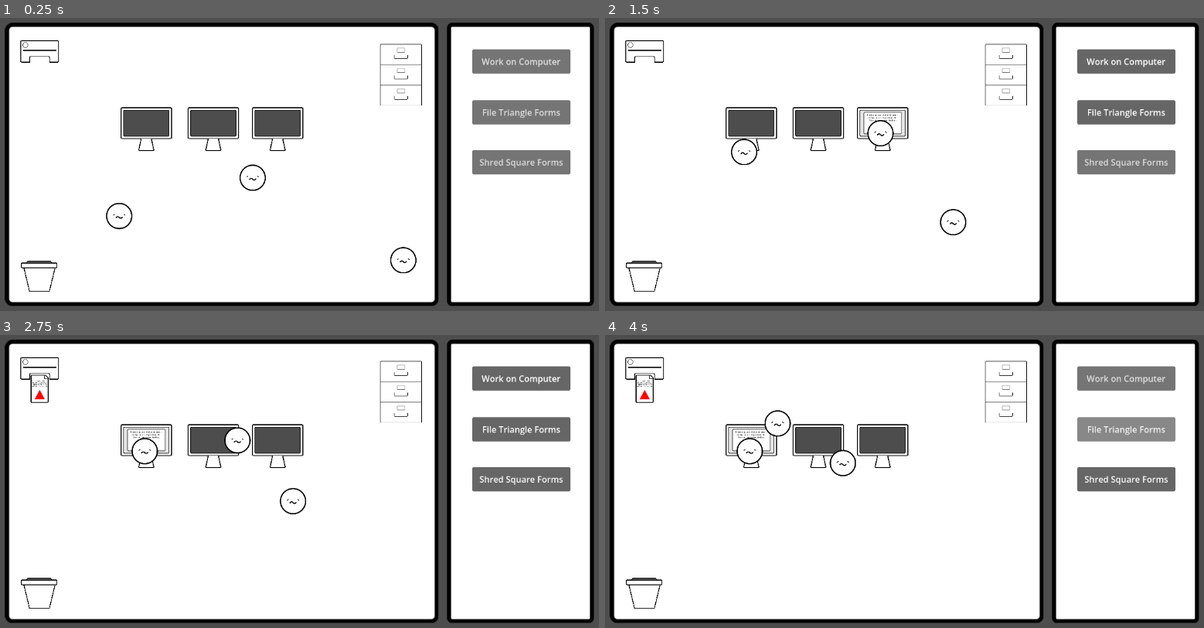
Above: before the commit, frames 1-4 (two rows, left to right).
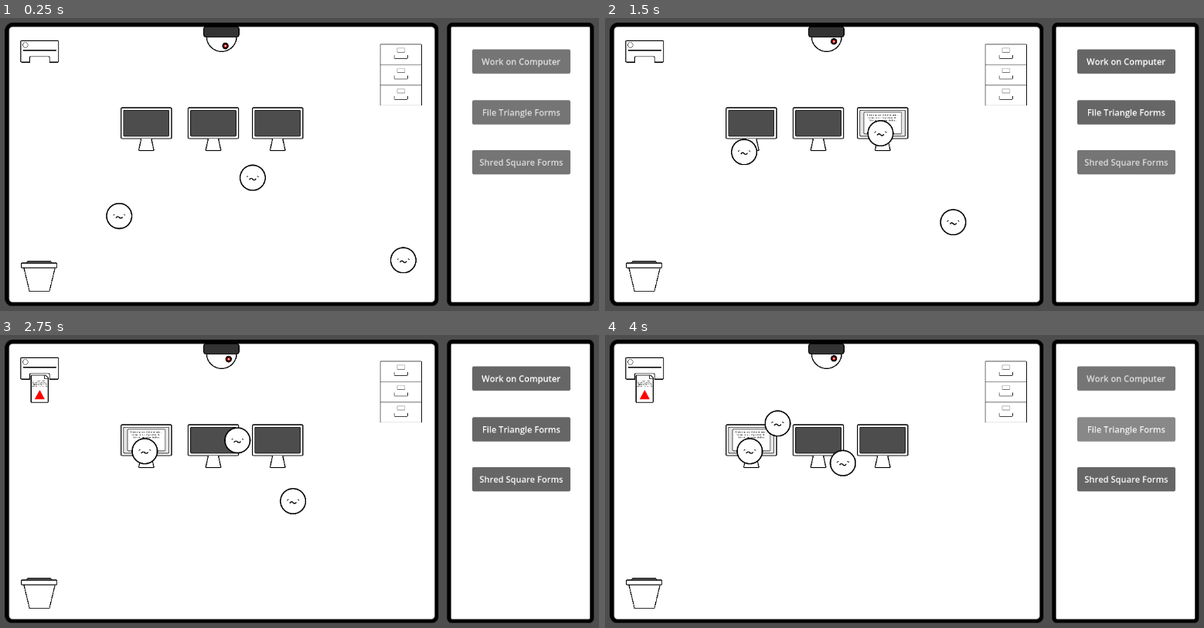
Above: after the commit, the same moments.

Repository: nathm8/Brackeys2026
Game: Godot game, scene res://scenes/main.tscn
The game is run twice, just before and just after one commit, with the same random seed, the same clock (stepped at 60 frames per second) and the same inputs.
Inputs:
- Up to frame 1 (0.25 s): no input
- Up to frame 2 (1.5 s): click "Work on Computer" at 0.5 s; click "File Triangle Forms" at 1.25 s
- Up to frame 3 (2.75 s): click "Shred Square Forms" at 2 s
- Up to frame 4 (4 s): click "Work on Computer" at 2.75 s; click "File Triangle Forms" at 3.5 s

The runs differ from the first frame. In frame 1, 0.3% of the frame differs, in the area x 33-40%, y 2-12%; in frame 2, 0.3%; in frame 3, 0.3%; in frame 4, 0.3%.

Commit message:
mouse-tracking camera

Diff:
--- /dev/null
+++ b/resources/camera.svg
@@ -0,0 +1,71 @@
+<?xml version="1.0" encoding="UTF-8" standalone="no"?>
+<!-- Created with Inkscape (http://www.inkscape.org/) -->
+
+<svg
+   width="73.017029mm"
+   height="51.763046mm"
+   viewBox="0 0 73.017029 51.763046"
+   version="1.1"
+   id="svg1"
+   sodipodi:docname="camera.svg"
+   inkscape:version="1.4.3 (0d15f75042, 2025-12-25)"
+   xmlns:inkscape="http://www.inkscape.org/namespaces/inkscape"
+   xmlns:sodipodi="http://sodipodi.sourceforge.net/DTD/sodipodi-0.dtd"
+   xmlns="http://www.w3.org/2000/svg"
+   xmlns:svg="http://www.w3.org/2000/svg">
+  <sodipodi:namedview
+     id="namedview1"
+     pagecolor="#ffffff"
+     bordercolor="#666666"
+     borderopacity="1.0"
+     inkscape:showpageshadow="2"
+     inkscape:pageopacity="0.0"
+     inkscape:pagecheckerboard="0"
+     inkscape:deskcolor="#d1d1d1"
+     inkscape:document-units="mm"
+     inkscape:zoom="1.6355339"
+     inkscape:cx="135.12407"
+     inkscape:cy="43.10519"
+     inkscape:window-width="1920"
+     inkscape:window-height="1080"
+     inkscape:window-x="1920"
+     inkscape:window-y="0"
+     inkscape:window-maximized="1"
+     inkscape:current-layer="layer1" />
+  <defs
+     id="defs1" />
+  <g
+     inkscape:label="Layer 1"
+     inkscape:groupmode="layer"
+     id="layer1"
+     transform="translate(-73.331337,-38.40263)">
+    <path
+       id="path4"
+       style="fill:#ffffff;stroke:#000000;stroke-width:4;stroke-linecap:round;stroke-dasharray:none;paint-order:markers stroke fill"
+       d="m 139.53774,56.839941 c -0.95328,0.486383 -2.03469,0.760677 -3.18224,0.760677 H 83.324113 c -0.780544,0 -1.530578,-0.127081 -2.230355,-0.361218 a 29.280703,29.280703 0 0 0 -0.04599,1.645378 29.280703,29.280703 0 0 0 29.280382,29.2809 29.280703,29.280703 0 0 0 29.2809,-29.2809 29.280703,29.280703 0 0 0 -0.0713,-2.044837 z" />
+    <g
+       id="g4"
+       transform="translate(9.8713168,-48.589036)">
+      <circle
+         style="fill:#800000;stroke:#000000;stroke-width:5.29605;stroke-linecap:round;stroke-dasharray:none;paint-order:markers stroke fill"
+         id="circle4"
+         cx="99.648232"
+         cy="77.320137"
+         r="3.9624741" />
+      <circle
+         style="fill:#ffffff;stroke:#ff0000;stroke-width:2.05256;stroke-linecap:round;stroke-dasharray:none;paint-order:markers stroke fill"
+         id="path2"
+         cx="99.648232"
+         cy="77.320137"
+         r="1.5357127" />
+    </g>
+    <rect
+       style="fill:#333333;stroke:#000000;stroke-width:4;stroke-linecap:round;stroke-dasharray:none;paint-order:markers stroke fill"
+       id="rect4"
+       width="69.017029"
+       height="18.206049"
+       x="75.331337"
+       y="40.40263"
+       ry="3.6210749" />
+  </g>
+</svg>
--- /dev/null
+++ b/resources/camera_iris.svg
@@ -0,0 +1,59 @@
+<?xml version="1.0" encoding="UTF-8" standalone="no"?>
+<!-- Created with Inkscape (http://www.inkscape.org/) -->
+
+<svg
+   width="13.220998mm"
+   height="13.220999mm"
+   viewBox="0 0 13.220998 13.220999"
+   version="1.1"
+   id="svg1"
+   inkscape:version="1.4.3 (0d15f75042, 2025-12-25)"
+   sodipodi:docname="camera_iris.svg"
+   xmlns:inkscape="http://www.inkscape.org/namespaces/inkscape"
+   xmlns:sodipodi="http://sodipodi.sourceforge.net/DTD/sodipodi-0.dtd"
+   xmlns="http://www.w3.org/2000/svg"
+   xmlns:svg="http://www.w3.org/2000/svg">
+  <sodipodi:namedview
+     id="namedview1"
+     pagecolor="#ffffff"
+     bordercolor="#666666"
+     borderopacity="1.0"
+     inkscape:showpageshadow="2"
+     inkscape:pageopacity="0.0"
+     inkscape:pagecheckerboard="0"
+     inkscape:deskcolor="#d1d1d1"
+     inkscape:document-units="mm"
+     inkscape:zoom="1.6355339"
+     inkscape:cx="18.342634"
+     inkscape:cy="73.064825"
+     inkscape:window-width="1920"
+     inkscape:window-height="1080"
+     inkscape:window-x="1920"
+     inkscape:window-y="0"
+     inkscape:window-maximized="1"
+     inkscape:current-layer="layer1" />
+  <defs
+     id="defs1" />
+  <g
+     inkscape:label="Layer 1"
+     inkscape:groupmode="layer"
+     id="layer1"
+     transform="translate(-241.3,-94.985417)">
+    <g
+       id="g4"
+       transform="translate(148.26227,24.275779)">
+      <circle
+         style="fill:#800000;stroke:#000000;stroke-width:5.29605;stroke-linecap:round;stroke-dasharray:none;paint-order:markers stroke fill"
+         id="circle4"
+         cx="99.648232"
+         cy="77.320137"
+         r="3.9624741" />
+      <circle
+         style="fill:#ffffff;stroke:#ff0000;stroke-width:2.05256;stroke-linecap:round;stroke-dasharray:none;paint-order:markers stroke fill"
+         id="path2"
+         cx="99.648232"
+         cy="77.320137"
+         r="1.5357127" />
+    </g>
+  </g>
+</svg>
--- a/resources/filing_cabinet.svg
+++ b/resources/filing_cabinet.svg
@@ -9,6 +9,9 @@
    id="svg1"
    inkscape:version="1.4.3 (0d15f75042, 2025-12-25)"
    sodipodi:docname="filing_cabinet.svg"
+   inkscape:export-filename="filing_cabinet.png"
+   inkscape:export-xdpi="22.230236"
+   inkscape:export-ydpi="22.230236"
    xmlns:inkscape="http://www.inkscape.org/namespaces/inkscape"
    xmlns:sodipodi="http://sodipodi.sourceforge.net/DTD/sodipodi-0.dtd"
    xmlns="http://www.w3.org/2000/svg"
@@ -23,9 +26,9 @@
      inkscape:pagecheckerboard="0"
      inkscape:deskcolor="#d1d1d1"
      inkscape:document-units="mm"
-     inkscape:zoom="0.81776696"
-     inkscape:cx="150.4096"
-     inkscape:cy="192.59766"
+     inkscape:zoom="0.60942454"
+     inkscape:cx="198.54796"
+     inkscape:cy="320.79444"
      inkscape:window-width="1920"
      inkscape:window-height="1080"
      inkscape:window-x="1920"
--- /dev/null
+++ b/scenes/camera.tscn
@@ -0,0 +1,15 @@
+[gd_scene format=3 uid="uid://dirpdkxyfslhk"]
+
+[ext_resource type="Texture2D" uid="uid://crjog7jeoc1in" path="res://resources/camera.svg" id="1_kod1s"]
+[ext_resource type="Script" uid="uid://dntxxbieff2n2" path="res://source/camera.gd" id="2_gtx3x"]
+[ext_resource type="Texture2D" uid="uid://0hmm4pvnyfl0" path="res://resources/camera_iris.svg" id="2_tmlye"]
+
+[node name="Camera" type="Sprite2D" unique_id=107067258]
+texture = ExtResource("1_kod1s")
+script = ExtResource("2_gtx3x")
+
+[node name="CameraIrisAnchor" type="Node2D" parent="." unique_id=777169828]
+
+[node name="CameraIris" type="Sprite2D" parent="CameraIrisAnchor" unique_id=1337872759]
+position = Vector2(60, 0)
+texture = ExtResource("2_tmlye")
--- a/scenes/filing_cabinet.tscn
+++ b/scenes/filing_cabinet.tscn
@@ -1,6 +1,6 @@
 [gd_scene format=3 uid="uid://nj6soaiqevc2"]
 
-[ext_resource type="Texture2D" uid="uid://b5ei553q68l2y" path="res://res/filing_cabinet.svg" id="1_xkpke"]
+[ext_resource type="Texture2D" uid="uid://b5ei553q68l2y" path="res://resources/filing_cabinet.svg" id="1_xkpke"]
 
-[node name="FilingCabinet" type="Sprite2D" unique_id=1611268436]
+[node name="FilingCabinet" type="Sprite2D" unique_id=325596737]
 texture = ExtResource("1_xkpke")
--- a/scenes/office.tscn
+++ b/scenes/office.tscn
@@ -6,6 +6,7 @@
 [ext_resource type="PackedScene" uid="uid://bjanwt8bty6ok" path="res://scenes/printer.tscn" id="4_hub07"]
 [ext_resource type="PackedScene" uid="uid://bn6c0s3tm32ot" path="res://scenes/shredder.tscn" id="5_2knxt"]
 [ext_resource type="PackedScene" uid="uid://nj6soaiqevc2" path="res://scenes/filing_cabinet.tscn" id="6_hub07"]
+[ext_resource type="PackedScene" uid="uid://dirpdkxyfslhk" path="res://scenes/camera.tscn" id="7_2knxt"]
 
 [node name="OfficeBackground" type="Sprite2D" unique_id=1952112511]
 texture = ExtResource("1_g3mwp")
@@ -45,3 +46,7 @@
 [node name="Employee3" parent="." unique_id=757801071 instance=ExtResource("2_n0wcf")]
 position = Vector2(110, 74)
 scale = Vector2(0.3, 0.3)
+
+[node name="Camera" parent="." unique_id=107067258 instance=ExtResource("7_2knxt")]
+position = Vector2(-0.9999993, -234.00002)
+scale = Vector2(0.24489795, 0.24489796)
--- /dev/null
+++ b/source/camera.gd
@@ -0,0 +1,9 @@
+extends Sprite2D
+
+func _process(_delta):
+    var camera = get_node("CameraIrisAnchor")
+    camera.look_at(get_viewport().get_mouse_position())
+    if camera.rotation < 0.3:
+        camera.rotation = 0.3
+    if camera.rotation > PI - 0.3:
+        camera.rotation = PI - 0.3
Not shown, added: resources/camera.svg.import
Not shown, added: resources/camera_iris.svg.import
Not shown, added: source/camera.gd.uid
